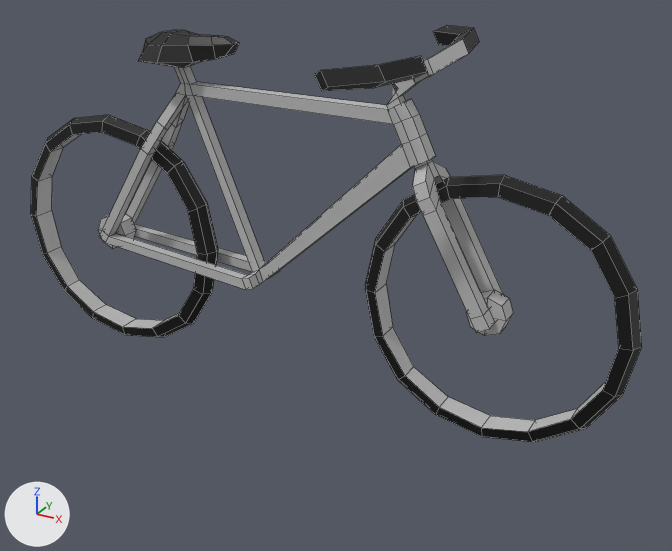
What one commit did to the FBX model Assets/Models/Meshes/bicycle1.fbx.
Before and after are seen from a 50 mm lens placed at (0.01025, -0.01631, 0.01099), pointed at (0.0008, 0.00087, 0.0024). The axes (+X, +Y, +Z) are drawn at lower left. The lights are the same throughout. Mesh edges are drawn as thin lines. Where no turn or scale is listed for an object, it has been applied to the vertices.

The first picture shows 'frame', 'pole_front', 'wheel_back', 'wheel_front'.
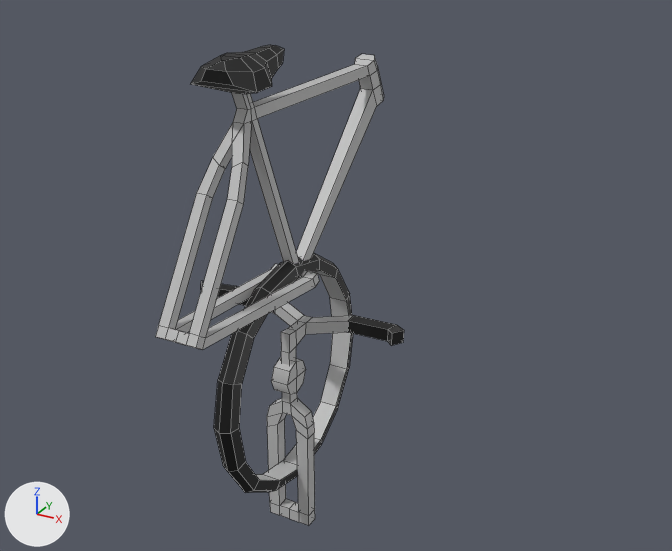
Boxes (x1, y1, x2, y2) around the edits, measured in the pictures (672 x 551 px):
```json
{"object": "frame", "change": "mesh turned, moved", "before": [99, 30, 435, 290], "after": [155, 45, 384, 350]}
{"object": "wheel_front", "change": "deleted", "before": [365, 175, 642, 442], "faces in mat_surfaceshader1 (black #000000)": [365, 175, 642, 442], "faces in mat_lambert1 (grey #bcbcbc)": [375, 215, 606, 432]}
{"object": "pole_front", "change": "reshaped, moved, turned, rescaled", "before": [314, 25, 503, 333], "after": [201, 281, 404, 525]}
{"object": "wheel_back", "change": "deleted", "before": [31, 115, 218, 337], "faces in mat_surfaceshader1 (black #000000)": [31, 115, 218, 337], "faces in mat_lambert1 (grey #bcbcbc)": [36, 134, 179, 328]}
{"object": "wheel", "change": "added", "after": [214, 253, 353, 493], "faces in mat_surfaceshader1 (black #000000)": [214, 253, 353, 493], "faces in mat_lambert1 (grey #bcbcbc)": [256, 270, 351, 480]}
```

Edits to the scene script, one JSON object a line:
```json
{"block": "me_mesh_002", "where": "me_mesh_002.from_pydata(...)  # 140 vertices, 147 faces; spans x -0.00401..0.00446, y -0.00076..0.00076, z -0.00243..0.00303"}
{"block": "me_mesh_002", "where": "# used by ob_frame; location = (-0.00105, 0.0, 0.00471)"}
{"block": "me_mesh_002", "change": "me_mesh_002 part 2: the whole mesh is turned 90 degrees about the z axis through its middle, then moved by (-0.00023, 0.00023, 0.00471)"}
{"block": "me_mesh_003", "where": "me_mesh_003.from_pydata(...)  # 84 vertices, 84 faces; spans x -0.5..4.5, y -0.5..18.5, z -2.4..2.4"}
{"block": "me_mesh_003", "where": "# used by ob_pole_front; location = (0.00481, 0.0, 0.00277); rotation_euler = (1.571, -0.5, 0.00412), in degrees (90, -29, 0.2); scale = (0.000304, 0.000304, 0.00115)"}
{"block": "me_mesh_003", "change": "me_mesh_003 part 1: the whole mesh is multiplied about its middle by the matrix ((0.0, 0.0, 0.115), (0.0, 0.031, 0.0), (-0.031, 0.0, 0.0)), then moved by (-2.0, -9.1, -0.1)"}
{"op": "add", "block": "me_mesh_1", "code": ["me_mesh_1 = bpy.data.meshes.new('Mesh')", "me_mesh_1.from_pydata(...)  # 98 vertices, 96 faces; spans x -0.00027..0.00027, y -0.00281..0.003, z -0.00291..0.00291", "# faces by material slot: [32, 64]", "me_mesh_1.materials.append(mat_lambert1)  # grey #bcbcbc", "me_mesh_1.materials.append(mat_surfaceshader1)  # black #000000"]}
{"op": "set", "path": "ob_frame.location", "old": "(-0.00105, 0.0, 0.00471)", "new": "(0.0, 0.0, 0.0)"}
{"op": "set", "path": "ob_pole_front.location", "old": "(0.00481, 0.0, 0.00277)", "new": "(0.0, 0.0, 0.0)"}
{"op": "set", "path": "ob_pole_front.rotation_euler", "old": "(1.571, -0.5, 0.00412)", "new": "(1.571, 0.0, 0.0)", "note": "degrees (90, -29, 0.2) -> degrees (90, 0, 0)"}
{"op": "set", "path": "ob_pole_front.scale", "old": "(0.000304, 0.000304, 0.00115)", "new": "(0.01, 0.01, 0.01)"}
{"op": "remove", "block": "ob_wheel_front", "code": ["ob_wheel_front = bpy.data.objects.new('wheel_front', me_mesh_001)", "ob_wheel_front.location = (0.0049, 0.0, 0.00276)"]}
{"op": "remove", "block": "ob_wheel_back", "code": ["ob_wheel_back = bpy.data.objects.new('wheel_back', me_mesh)", "ob_wheel_back.location = (-0.00481, 0.0, 0.00276)"]}
{"op": "add", "block": "ob_wheel", "code": ["ob_wheel = bpy.data.objects.new('wheel', me_mesh_1)", "ob_wheel.location = (0.0, 0.0, 0.0)"]}
```
